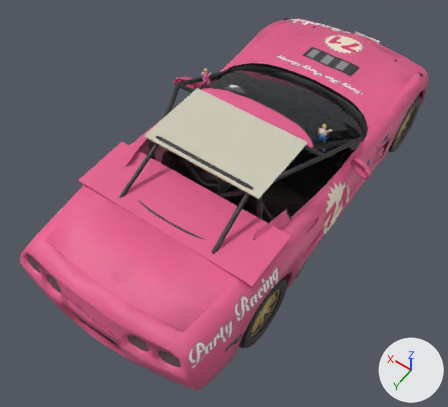
The glTF model public/cars/field/models/71.glb, before and after one commit.
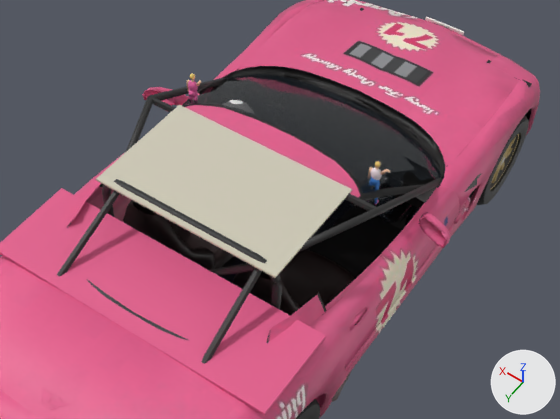
Each version appears first whole from a 50 mm lens placed at (-2.03, 3.48, 4.87), pointed at (0.03, 0.6, 0.33), and next in a close-up on the part from 18% to 98% of the width and 5% to 71% of the height. Lighting does not change. The marker at lower right points along +X, +Y and +Z. The last two pictures show the newer version. Vertices at exactly the same position are counted once.

The older version as bpy lines, for what is in view:
```python
me_body_mesh = bpy.data.meshes.new('body_mesh')
me_body_mesh.from_pydata(...)  # 6904 vertices, 9465 faces; spans x -1.05..1.04, y -2.22..2.34, z 0.1..1.31
# faces by material slot: [7214, 2251]
me_body_mesh.materials.append(mat_car_users_cobyhartman_dev_probe_sim_tools_cars_kit_cache_import_71_derived_spec_py_livery)  # picture img_livery
me_body_mesh.materials.append(mat_car_users_cobyhartman_dev_probe_sim_tools_cars_kit_cache_import_71_derived_spec_py_glass)  # black #1c2228
me_wheel_fr_mesh = bpy.data.meshes.new('wheel_fr_mesh')
me_wheel_fr_mesh.from_pydata(...)  # 402 vertices, 522 faces; spans x -0.123..0.123, y -0.326..0.326, z -0.321..0.321
me_wheel_fr_mesh.materials.append(mat_car_users_cobyhartman_dev_probe_sim_tools_cars_kit_cache_import_71_derived_spec_py_livery)  # picture img_livery
ob_body = bpy.data.objects.new('body', me_body_mesh)
ob_body.location = (0.0, 0.0, 0.0)
ob_wheel_fr = bpy.data.objects.new('wheel_fr', me_wheel_fr_mesh)
ob_wheel_fr.location = (-0.787, -1.327, 0.326)
```
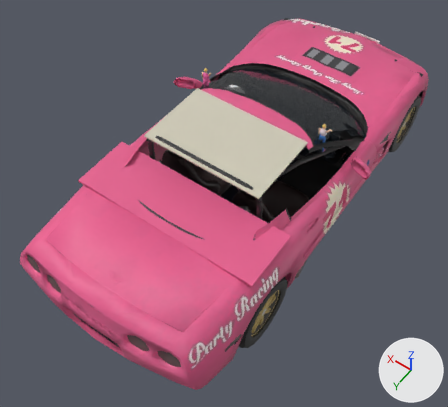
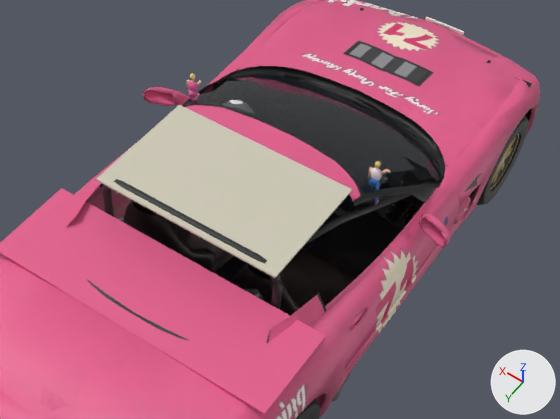
The edits, one by one:
me_body_mesh is used by ob_body; location (0.0, 0.0, 0.0).
me_body_mesh had 6904 vertices, 9465 faces and spanned x -1.05..1.04, y -2.22..2.34, z 0.1..1.31.
me_body_mesh now has 6928 vertices, 9513 faces and spans x -1.05..1.04, y -2.22..2.34, z 0.1..1.31.
me_body_mesh part 1: the loose piece of 12 vertices spanning x -0.73..0.73, y 0.27..0.31, z 1.17..1.21 is scaled about its middle by (0.782, 1, 1), then moved by (0.0, 0.0, -0.14).
me_body_mesh part 2: the loose piece of 12 vertices spanning x 0.43..0.49, y 0.92..1.58, z 0.85..1.2 is scaled about its middle by (0.955, 1, 0.694), then moved by (0.0, 0.0, -0.19).
me_body_mesh part 3: the loose piece of 12 vertices spanning x -0.49..-0.43, y 0.92..1.58, z 0.85..1.2 is scaled about its middle by (0.962, 1, 0.694), then moved by (0.0, 0.0, -0.19).
me_body_mesh part 4: the loose piece of 12 vertices spanning x -0.44..0.56, y 0.9..0.94, z 0.24..1.17 is scaled about its middle by (1, 1, 0.783), then moved by (0.0, 0.0, -0.12).
Part 5, on me_body_mesh:
2 vertices are removed from x -0.76..0.76, y -0.64, z 0.68.
126 faces are deleted.
5 vertices in x -0.76..-0.71, y 0.29..0.3, z 1.17..1.21 move by (0.17, 0.05, -0.13).
3 vertices in x 0.73..0.76, y 0.29..0.3, z 1.19..1.21 move by (-0.18, 0.05, -0.13).
3 vertices in x 0.71..0.74, y 0.29..0.3, z 1.17..1.19 move by (-0.17, 0.05, -0.13).
11 vertices move from x -0.73..0.61, y 0.06..0.93, z 1.18..1.27 to x -0.6..0.61, y 0.06..0.93, z 1.08..1.27.
2 vertices are added at (0.76, -0.64, 0.67), (-0.76, -0.64, 0.67).
12 new vertices lie (0.0, 0.0, 0.74) away from vertices in x -0.57..0.57, y 0.9..0.95, z 0.2.
12 new vertices lie (0.0, 0.0, 0.09) away from vertices in x -0.57..0.57, y 0.9..0.95, z 0.94.
168 new faces join them, mat_car_users_cobyhartman_dev_probe_sim_tools_cars_kit_cache_import_71_derived_spec_py_livery (picture img_livery).
6 new faces join them, mat_car_users_cobyhartman_dev_probe_sim_tools_cars_kit_cache_import_71_derived_spec_py_glass (black #1c2228).
Other edits to the shape of me_body_mesh do not show in these pictures.

Where the change shows, as pixel boxes [x1, y1, x2, y2] in the close-ups (560 x 419 px; the box of a moved part takes in the faces that stretch with it):
part 1 of me_body_mesh, moved or reshaped (mostly hidden afterwards)
    before: [152, 96, 378, 211]
    after: [333, 207, 349, 216]
part 2 of me_body_mesh, moved or reshaped
    before: [57, 190, 120, 277]
    after: [119, 217, 126, 223]
part 3 of me_body_mesh, moved or reshaped
    before: [201, 268, 262, 364]
    after: [254, 293, 263, 299]
part 4 of me_body_mesh, moved or reshaped
    before: [209, 263, 255, 276]
    after: [243, 289, 259, 295]
part 5 of me_body_mesh, moved or reshaped
    before: [102, 78, 444, 310]
    after: [102, 155, 441, 310]
